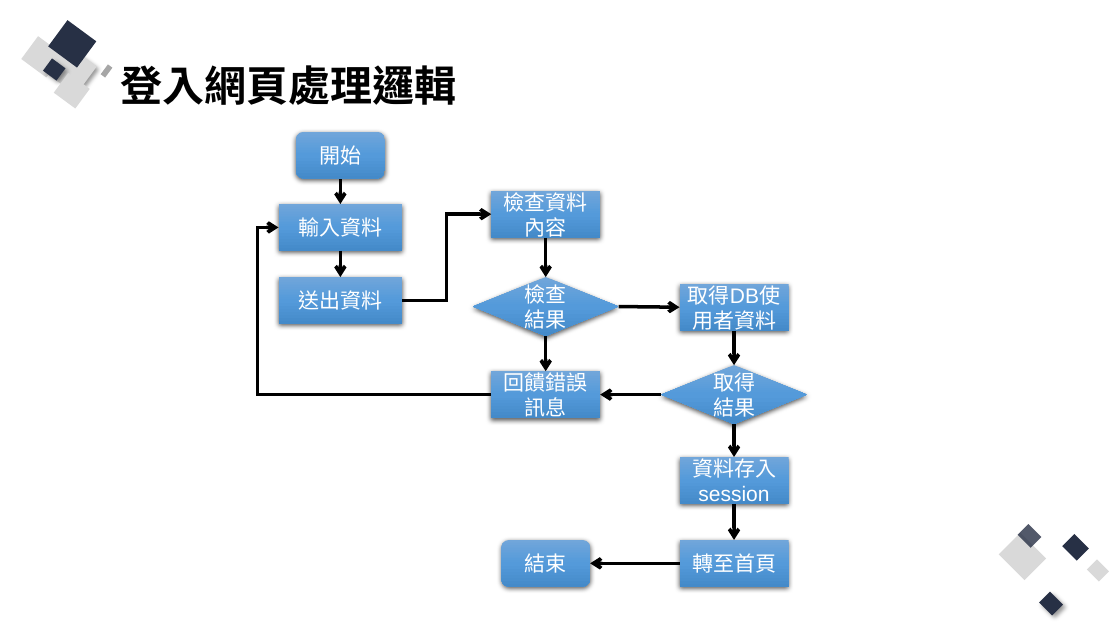
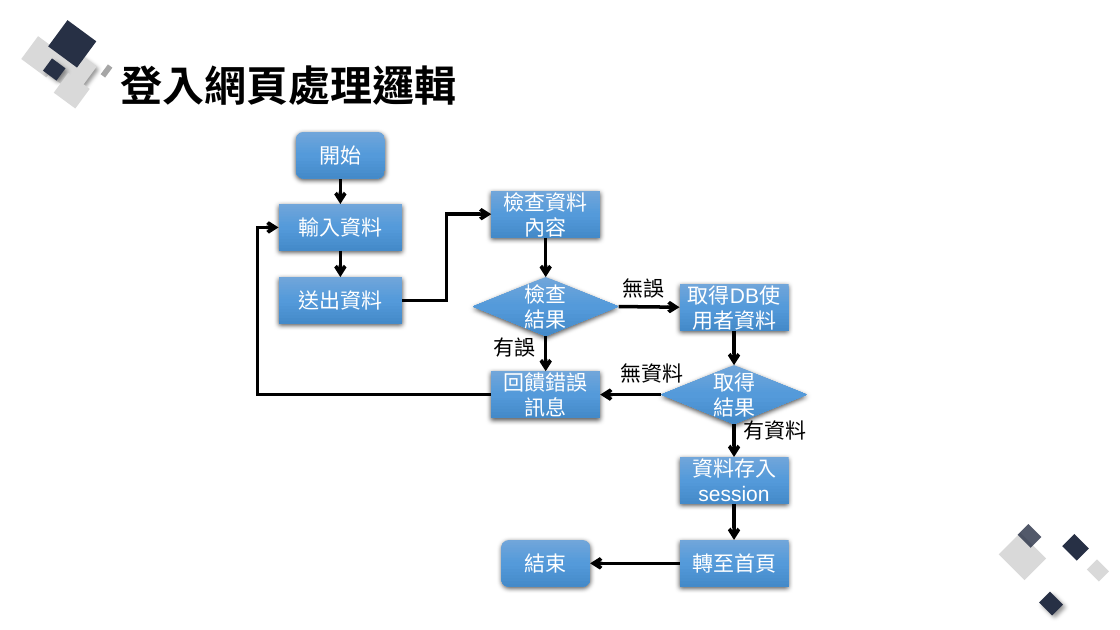
Before and after one commit to Q81JIAXIONG/-, a slide deck: slide 34 of 投影片/4.實作-帳號註冊、登入網頁.pptx. Drawn at 1120x630 pixels with LibreOffice and Linux fonts; fonts in the diff are those of the drawing. Boxes give left, top, right and bottom in pixels: in the first picture for what was removed or moved away, otherwise in the second. Text is boxed around its words. In the diff, an @@ line names an element or a change of style, - is before the commit and + after.

Commit message:
登入驗證範例大致完成

```diff
--- a/投影片/4.實作-帳號註冊、登入網頁.pptx
+++ b/投影片/4.實作-帳號註冊、登入網頁.pptx
@@ text added at (623,278,665,298), 18 pt, text #000000 @@
+無誤
@@ text added at (494,334,536,357), 18 pt, text #000000 @@
+有誤
@@ text added at (620,363,683,386), 18 pt, text #000000 @@
+無資料
@@ text added at (743,417,806,440), 18 pt, text #000000 @@
+有資料
```
Also in this commit, not shown: 7 other slides changed, 7 slides added, 17 other files.
